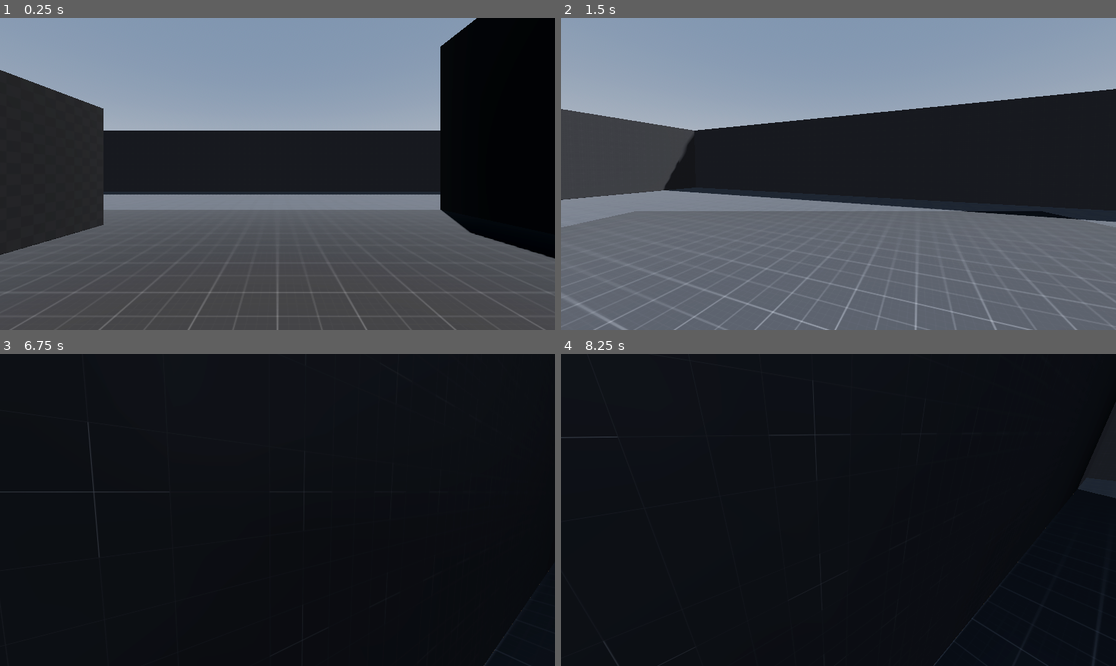
Above: before the commit, frames 1-4 (two rows, left to right).
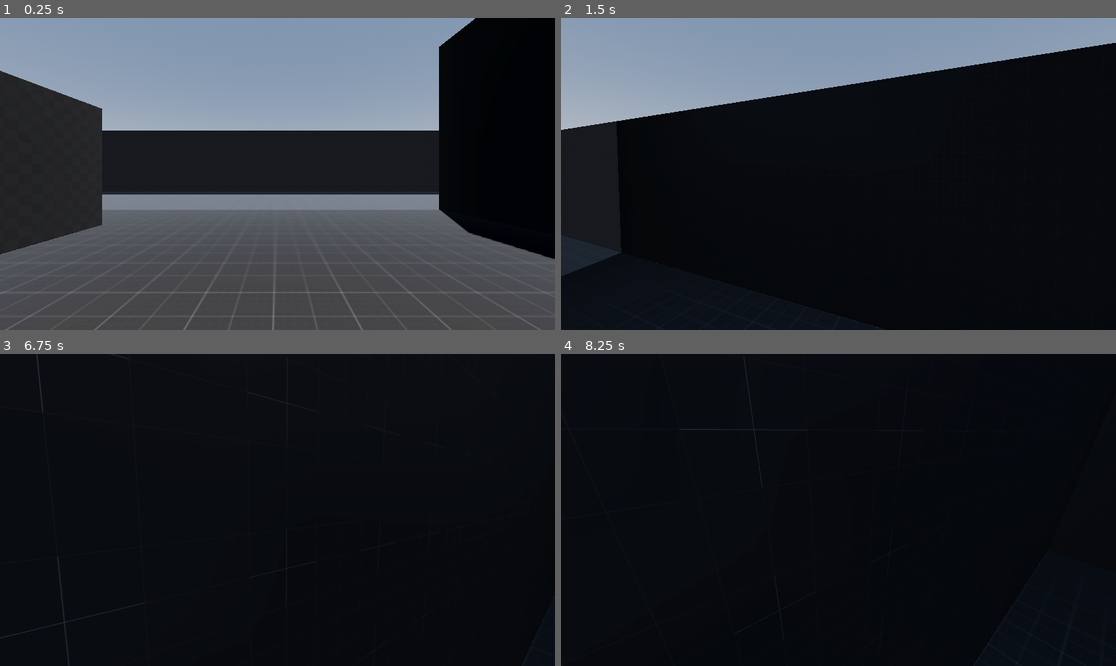
Above: after the commit, the same moments.

Repository: kadirgovdeli/SlashNShoot
Game: Godot game, scene res://scenes/game.tscn
Two runs of this game, one before a commit and one after it. Both use one fixed random seed, a clock stepped at 60 frames per second and the inputs below.
Inputs (mouse positions are in pixels of both pictures, inside the frame that each line leads up to):
- Up to frame 1 (0.25 s): no input
- Up to frame 2 (1.5 s): tap Enter (ui_accept) at 0.5, 0.8, 1.35 s; move the mouse to (866, 174) at 0.52 s; hold W (move_forward) from 0.53 s (still down); tap Shift (dash) at 0.6 s; tap Space (jump) at 0.77, 1.07 s; move the mouse to (810, 174) at 1.27 s
- Up to frame 3 (6.75 s): tap Space (jump) at 1.52, 1.55, 1.82, 2.1, 3.02, 3.32, 3.77, 3.8, 4.07 s; move the mouse to (288, 503) at 2.02 s; tap Shift (dash) at 2.3, 2.85 s; move the mouse to (271, 516) at 2.77 s; tap Enter (ui_accept) at 3.05, 3.6 s; move the mouse to (316, 513) at 3.52 s; tap Escape (pause_game) at 4.15 s; release W (move_forward) at 4.25 s; click "Restart" at 4.25 s; click "Restart" at 5 s; click "Restart" at 5.75 s; click "Resume" at 6.5 s
- Up to frame 4 (8.25 s): move the mouse to (794, 506) at 7.27 s; hold W (move_forward) from 7.28 s (still down); tap Shift (dash) at 7.35 s; tap Space (jump) at 7.52, 7.82 s; move the mouse to (844, 510) at 8.02 s; tap Enter (ui_accept) at 8.1 s

The runs differ from the first frame. In frame 1, 0.8% of the frame differs, in the area x 0-100%, y 0-100%; in frame 2, 56%, in the area x 0-100%, y 8-100%; in frame 3, 0.2%; in frame 4, 0.5%.

Commit message:
Added basic dash mechanics to the player scene.

Diff:
--- a/scenes/maps/demo_map/demo_map.tscn
+++ b/scenes/maps/demo_map/demo_map.tscn
@@ -15,8 +15,6 @@
 background_mode = 2
 sky = SubResource("Sky_r100h")
 tonemap_mode = 2
-ssao_enabled = true
-sdfgi_enabled = true
 glow_enabled = true
 
 [sub_resource type="StandardMaterial3D" id="StandardMaterial3D_l570v"]
--- a/scenes/player/FpsCamera.gd
+++ b/scenes/player/FpsCamera.gd
@@ -5,6 +5,12 @@
 var mouse_sensitivity:float = 7.5
 @export_range(45.0,90.0)
 var max_pich_value:float = 89.0
+
+@onready var camera_3d = $Camera3D
+
+const BOB_FREQ = 2.0
+const BOB_AMOUTH = 0.05
+var head_bob = 0.0
 
 func _ready():
 	if player == null:
@@ -16,3 +22,9 @@
 		player.rotate_y(-rot.x * mouse_sensitivity)
 		rotate_x(-rot.y * mouse_sensitivity)
 		rotation_degrees.x = clamp(rotation_degrees.x, -max_pich_value, max_pich_value)
+
+func _physics_process(delta):
+	head_bob += player.velocity.length() * delta
+	if player.is_on_floor():
+		camera_3d.position.y = sin(head_bob * BOB_FREQ) * BOB_AMOUTH
+		camera_3d.position.x = cos(head_bob * BOB_FREQ) * BOB_AMOUTH
--- a/scenes/player/player.gd
+++ b/scenes/player/player.gd
@@ -2,23 +2,40 @@
 
 
 @export_range(0.0,20.0) var movement_speed = 10.0
-@export_range(0.0,20.0) var acceleration = 5.0
-@export_range(0.0,10.0) var jump_height = 1.25
+@export_range(0.0,20.0) var acceleration = 10.0
+@export_range(0.0,100.0) var dash_speed = 40.0
+@export_range(0.0,2.0) var dash_time = 0.1
+@export_range(0.0,5.0) var dash_cooldown = 1.5
+@export_range(0.0,10.0) var jump_height = 5.0
 const LERP_VALUE = 10.0
+var dash_timer:Timer
+var dash_cooldown_timer:Timer
 
 # Get the gravity from the project settings to be synced with RigidBody nodes.
 var gravity = ProjectSettings.get_setting("physics/3d/default_gravity")
 var _speed = 0.0
 
+var can_dash:bool = true
+var is_dashing = false
+
+@onready var fps_camera = $FpsCamera
+
 func _ready():
 	_speed = movement_speed
+	dash_timer = Timer.new()
+	dash_cooldown_timer = Timer.new()
+	add_child(dash_timer)
+	add_child(dash_cooldown_timer)
+	dash_timer.timeout.connect(func(): is_dashing = false)
+	dash_cooldown_timer.timeout.connect(func(): can_dash = true)
+
 func _physics_process(delta):
 	# Add the gravity.
 	if not is_on_floor():
 		velocity.y -= gravity * 2.0 * delta
 
 	# Handle jump.
-	if Input.is_action_just_pressed("ui_accept") and is_on_floor():
+	if Input.is_action_just_pressed("jump") and is_on_floor():
 		velocity.y = sqrt(jump_height * 2.0 * gravity)
 
 	# Get the input direction and handle the movement/deceleration.
@@ -26,15 +43,23 @@
 	var input_dir = Input.get_vector("move_left", "move_right", "move_forward", "move_backward")
 	var direction = (transform.basis * Vector3(input_dir.x, 0, input_dir.y)).normalized()
 
-	if direction:
+
+	if direction and not is_dashing:
 		if is_on_floor():
 			velocity.x = lerp(velocity.x , direction.x * _speed, acceleration * delta)
 			velocity.z = lerp(velocity.z , direction.z * _speed, acceleration * delta)
 		else:
 			velocity.x = lerp(velocity.x , direction.x * _speed, acceleration / 2.0 * delta)
 			velocity.z = lerp(velocity.z , direction.z * _speed, acceleration / 2.0 * delta)
-	else:
-			velocity.x = lerp(velocity.x , 0.0, LERP_VALUE * delta)
-			velocity.z = lerp(velocity.z , 0.0, LERP_VALUE * delta)
+	elif not is_dashing:
+		velocity.x = lerp(velocity.x , 0.0, 10.0 * delta)
+		velocity.z = lerp(velocity.z , 0.0, 10.0 * delta)
+
+	if Input.is_action_just_pressed("dash") and can_dash:
+		can_dash = false
+		is_dashing = true
+		velocity = direction * dash_speed
+		dash_timer.start(dash_time)
+		dash_cooldown_timer.start(dash_cooldown)
 
 	move_and_slide()
--- a/scenes/player/player.tscn
+++ b/scenes/player/player.tscn
@@ -5,7 +5,7 @@
 
 [sub_resource type="CapsuleShape3D" id="CapsuleShape3D_rvjwb"]
 
-[node name="Player" type="CharacterBody3D"]
+[node name="Player" type="CharacterBody3D" groups=["Player"]]
 script = ExtResource("1_rjgro")
 
 [node name="CollisionShape3D" type="CollisionShape3D" parent="."]
--- a/scenes/ui/pause_menu/pause_menu.gd
+++ b/scenes/ui/pause_menu/pause_menu.gd
@@ -6,7 +6,7 @@
 @onready var quit_button = %QuitButton
 @onready var color_rect = $ColorRect
 var can_change:bool = true
-@export_range(0.0,2.0) var max_blur:float = 2.0
+@export_range(0.0,4.0) var max_blur:float = 2.5
 @export_range(0.0,1.0) var min_brightness:float = 0.9
 @export_range(0.0,1.0) var tween_speed:float = 0.1
 
